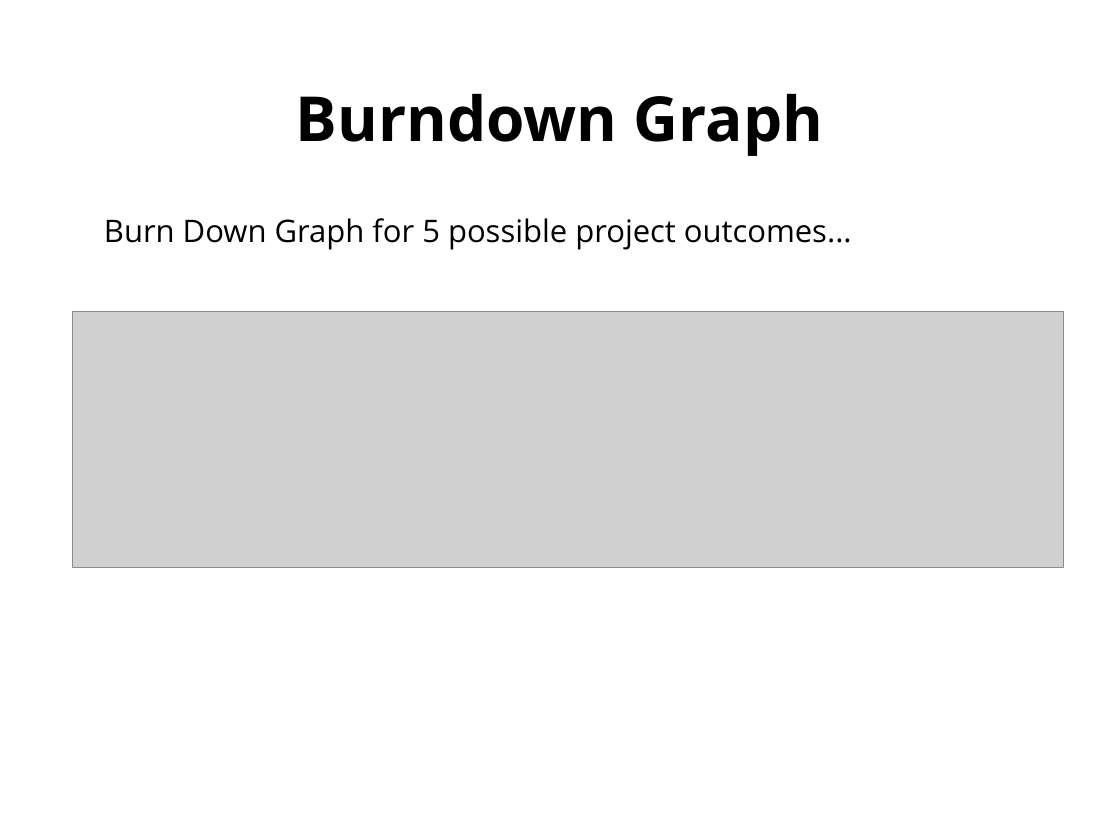
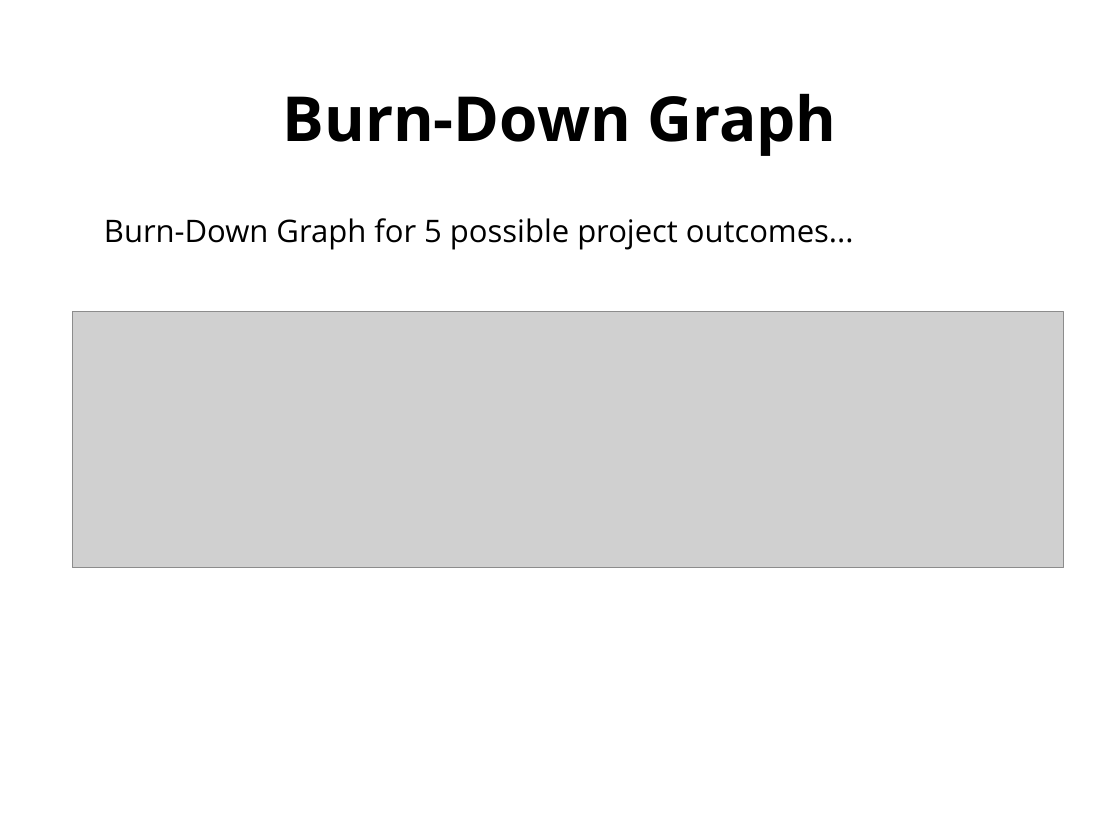
Before and after one commit to sebastian-kuebeck/jupyter-estimation, a slide deck: slide 21 of JupyterEstimation.odp. Drawn at 1120x840 pixels with LibreOffice and Linux fonts; fonts in the diff are those of the drawing; grey boxes stand for pictures. Boxes give left, top, right and bottom in pixels: in the first picture for what was removed or moved away, otherwise in the second. Text is boxed around its words. In the diff, an @@ line names an element or a change of style, - is before the commit and + after.

```diff
--- a/JupyterEstimation.odp
+++ b/JupyterEstimation.odp
@@ title at box(283, 93, 836, 156): text changed @@
-Burndown Graph
+Burn-Down Graph
@@ text at box(104, 218, 854, 250): text changed @@
-Burn Down Graph for 5 possible project outcomes...
+Burn-Down Graph for 5 possible project outcomes...
```
Also in this commit, not shown: 8 other slides changed, 1 other file.
